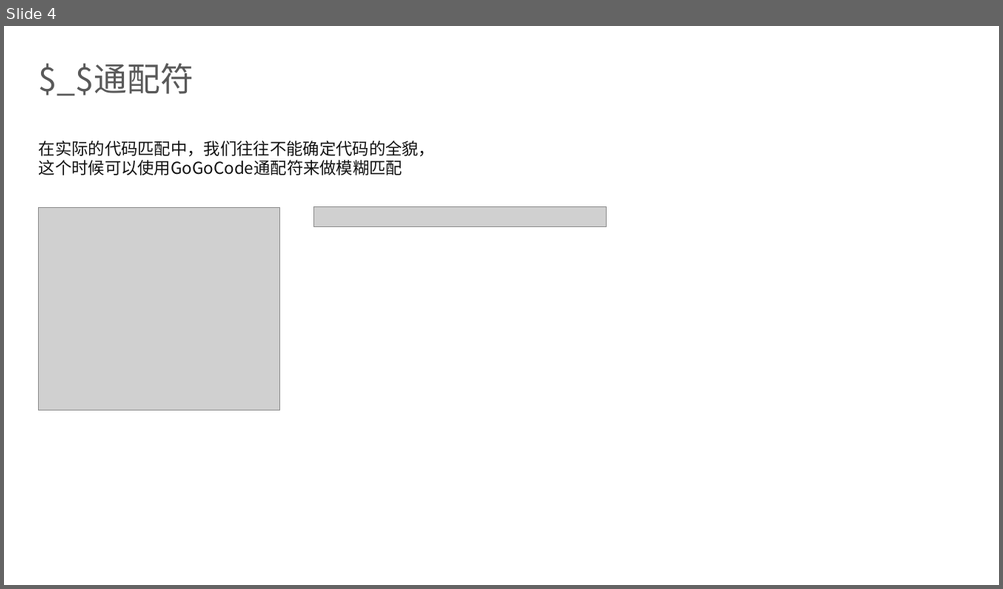
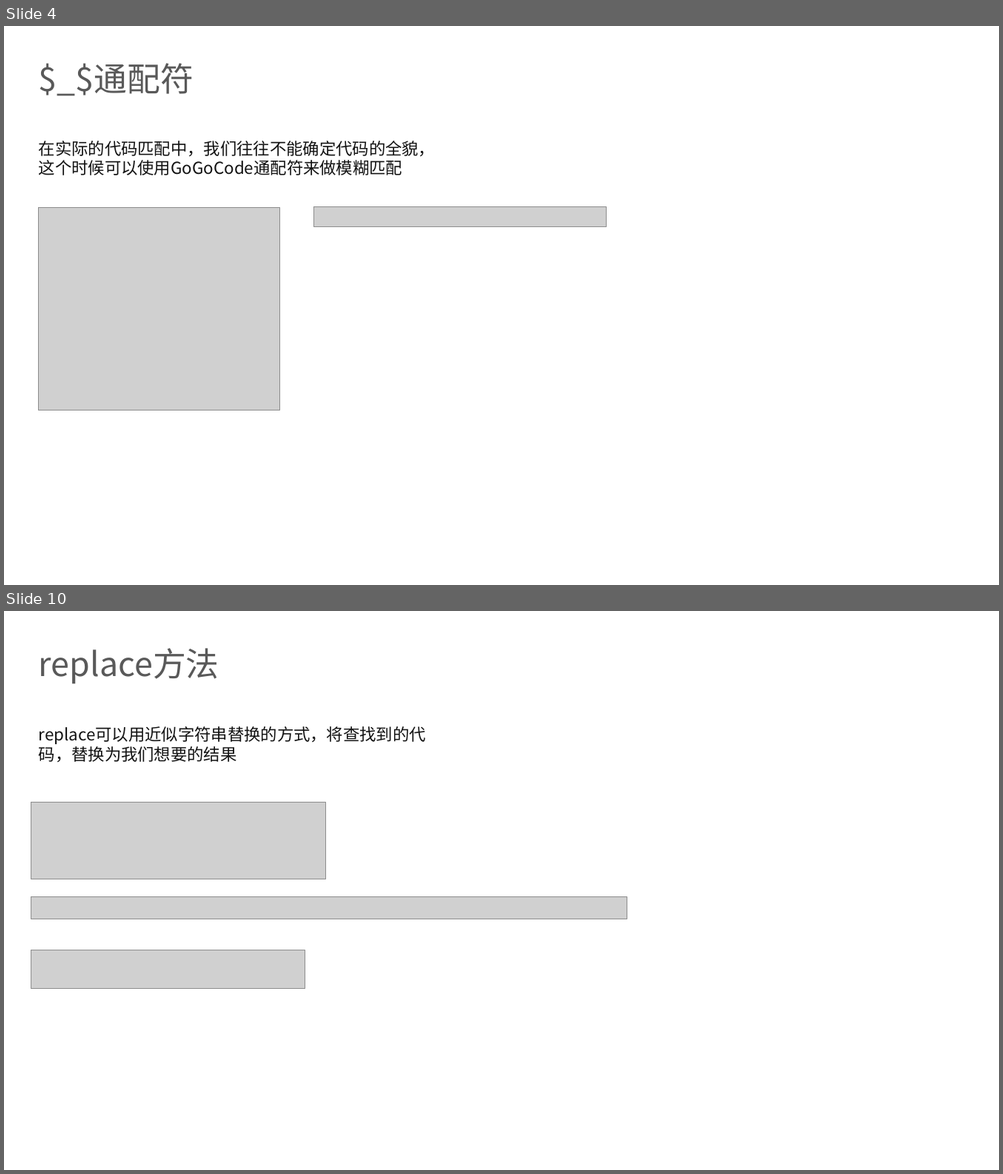
Before and after one commit to dingq030511/gogocode-tutorial, a slide deck: gogocode.pptx. Shown one above the other, each under a label of ours: slide 4 before the commit, slides 4 and 10 after it; the slides between them are not shown. The pictures are 1003x589 and 1003x1174 pixels, drawn with LibreOffice and Linux fonts; fonts in the diff are those of the drawing; grey boxes stand for pictures; background and template pictures are left out. Boxes give left, top, right and bottom in pixels: in the first picture for what was removed or moved away, otherwise in the second. Text is boxed around its words. In the diff, an @@ line names an element or a change of style, - is before the commit and + after.

```diff
--- a/gogocode.pptx
+++ b/gogocode.pptx
@@ slide 10 added at [4,611,999,1170], background picture (left out) @@
@@ title added at [39,648,219,684], 32 pt, text #595959 @@
+replace方法
@@ text added at [39,726,426,763], 16 pt, text #121212 @@
+replace可以用近似字符串替换的方式，将查找到的代码，替换为我们想要的结果
@@ picture added at [31,803,326,880] @@
@@ picture added at [31,897,628,919] @@
@@ picture added at [31,951,305,988] @@
```
Also in this commit, not shown: 6 other slides added, 17 slides removed.
